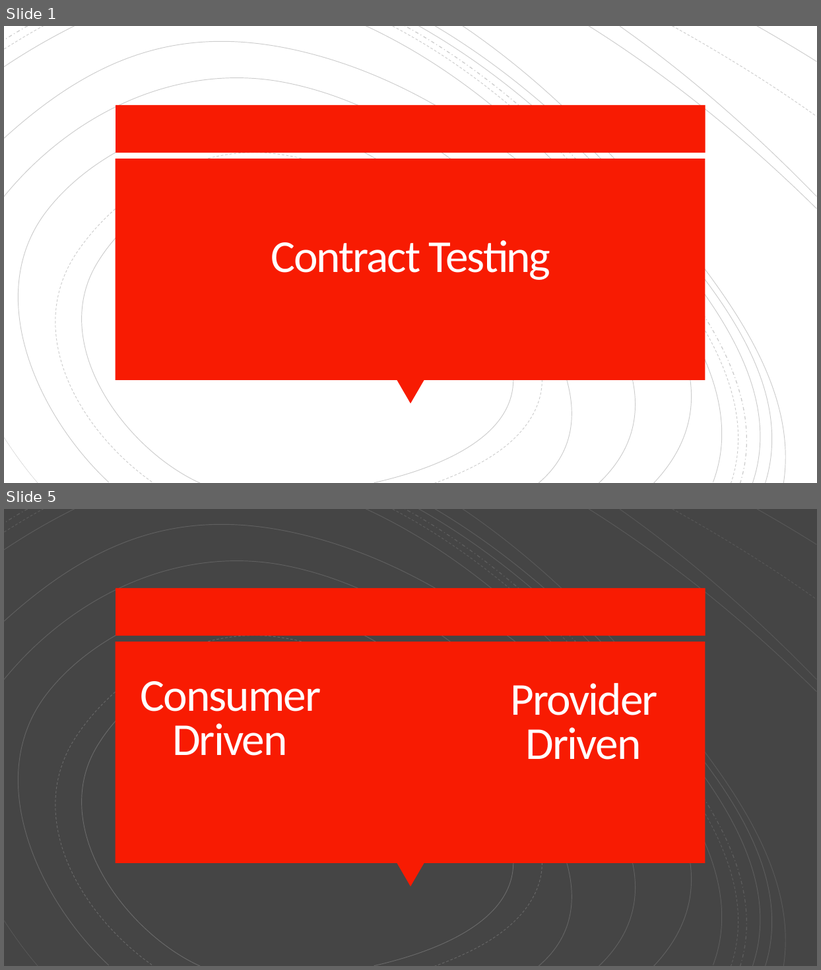
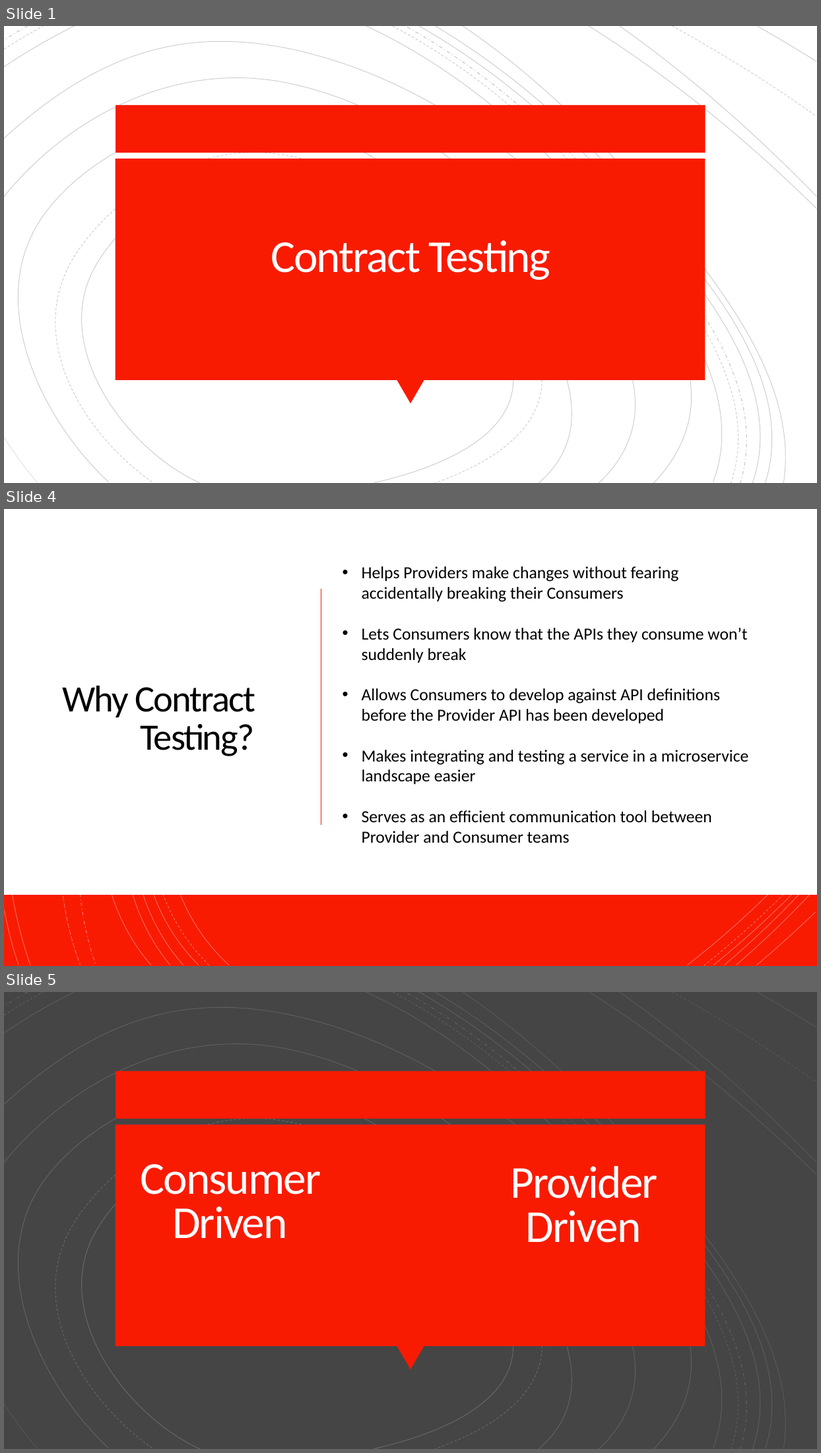
Before and after one commit to gigapr/Presentations, a slide deck: ConsumerDrivenContract.pptx. Shown one above the other, each under a label of ours: slides 1 and 5 before the commit, slides 1, 4 and 5 after it; the slides between them are not shown. The pictures are 821x970 and 821x1453 pixels, drawn with LibreOffice and Linux fonts; fonts in the diff are those of the drawing. Boxes give left, top, right and bottom in pixels: in the first picture for what was removed or moved away, otherwise in the second. Text is boxed around its words. In the diff, an @@ line names an element or a change of style, - is before the commit and + after.

Commit message:
Updated contract testing presentation

```diff
--- a/ConsumerDrivenContract.pptx
+++ b/ConsumerDrivenContract.pptx
@@ slide 4 added at <box>4,509,817,966</box>, background #FFFFFF @@
@@ rectangle added at <box>4,509,817,966</box>, fill #F81B02 @@
@@ rectangle added at <box>4,509,817,895</box>, fill #FFFFFF @@
@@ group added at <box>4,509,816,966</box>: 18 freeform shapes @@
@@ group added at <box>4,509,816,966</box>: 21 freeform shapes @@
@@ text added at <box>362,566,748,844</box>, 20 pt, text #000000 @@
+• Helps Providers make changes without fearing accidentally breaking their Consumers
+• Lets Consumers know that the APIs they consume won’t suddenly break
+• Allows Consumers to develop against API definitions before the Provider API has been developed
+• Makes integrating and testing a service in a microservice landscape easier
+• Serves as an efficient communication tool between Provider and Consumer teams
@@ line added from (321, 589) to (321, 826), #ED1A02 1 pt @@
@@ title added at <box>63,685,255,757</box>, 44 pt, text #000000 @@
+Why Contract Testing?
```
Also in this commit, not shown: 2 slides changed, 1 other slide added, 1 slide removed.
